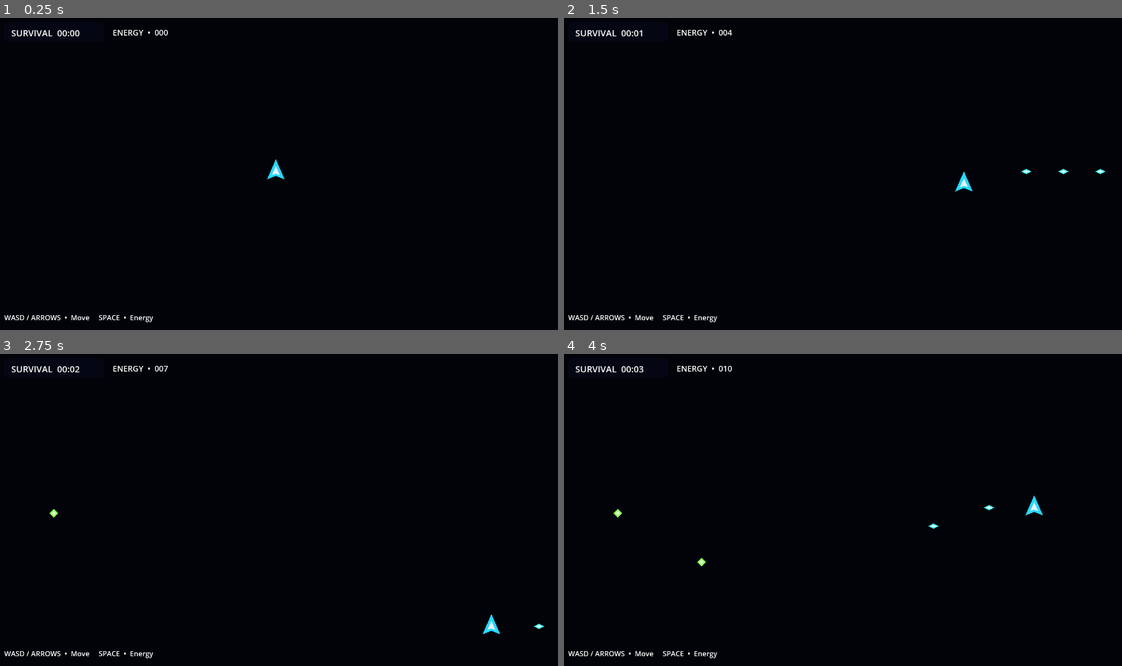
Above: before the commit, frames 1-4 (two rows, left to right).
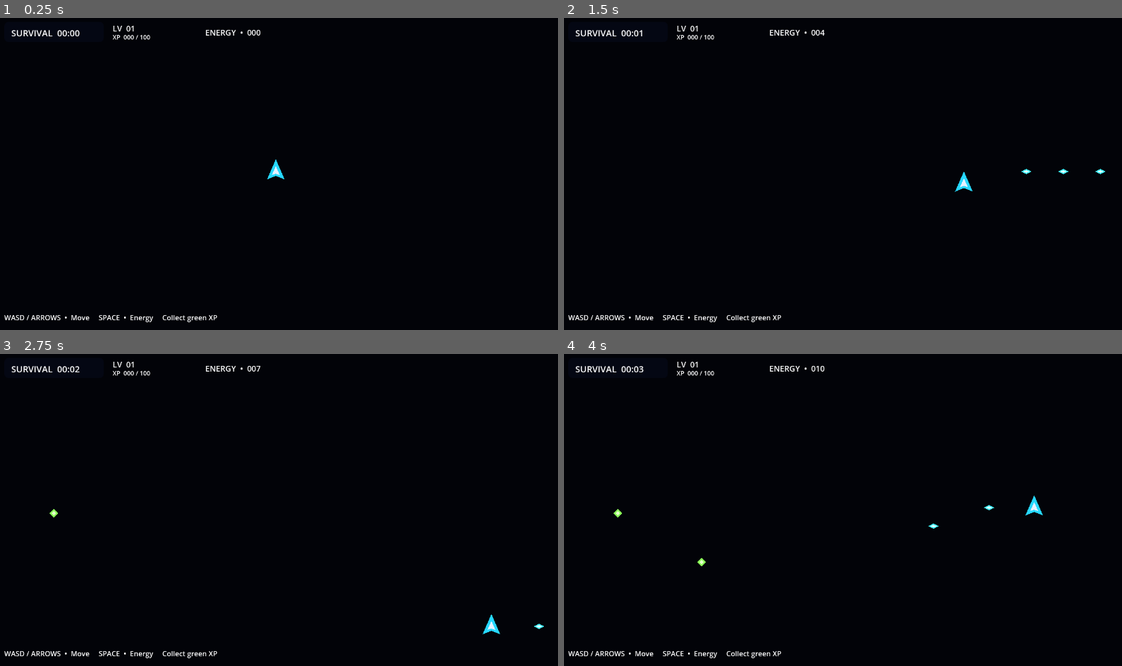
Above: after the commit, the same moments.

Repository: indianequipments092-commits/NEO-GAME-
Game: Godot game, scene res://scenes/main.tscn
Same seed, same stepped clock (60 frames per second), same inputs: the game is played once before the commit and once after it.
Inputs:
- Up to frame 1 (0.25 s): no input
- Up to frame 2 (1.5 s): tap Enter at 0.5 s; hold D (move_right) 0.53-1.28 s; hold Space (fire) 0.53-1.28 s; hold S (move_down) from 1.28 s (still down); tap Space (fire) at 1.35 s
- Up to frame 3 (2.75 s): release S (move_down) at 2.03 s; hold D (move_right) from 2.03 s (still down); hold Space (fire) from 2.03 s (still down)
- Up to frame 4 (4 s): release D (move_right) at 2.78 s; release Space (fire) at 2.78 s; hold W (move_up) 2.78-3.53 s; tap Space (fire) at 2.85 s; hold A (move_left) from 3.53 s (still down); hold Space (fire) from 3.53 s (still down)

The runs differ from the first frame. In frame 1, 0.4% of the frame differs, in the area x 20-47%, y 2-98%; in frame 2, 0.4%; in frame 3, 0.4%; in frame 4, 0.4%.
Error before the commit: Invalid assignment of property or key 'text' with value of type 'String' on a base object of type 'null instance'. (res://scripts/main.gd:40)

Commit message:
Phase 4: add level and XP HUD

Diff:
--- a/scenes/main.tscn
+++ b/scenes/main.tscn
@@ -63,10 +63,26 @@
 theme_override_font_sizes/font_size = 20
 text = "SURVIVAL  00:00"
 
+[node name="LevelLabel" type="Label" parent="HUD"]
+offset_left = 270.0
+offset_top = 22.0
+offset_right = 360.0
+offset_bottom = 48.0
+theme_override_font_sizes/font_size = 18
+text = "LV  01"
+
+[node name="XPLabel" type="Label" parent="HUD"]
+offset_left = 270.0
+offset_top = 45.0
+offset_right = 460.0
+offset_bottom = 68.0
+theme_override_font_sizes/font_size = 14
+text = "XP  000 / 100"
+
 [node name="CombatLabel" type="Label" parent="HUD"]
-offset_left = 270.0
+offset_left = 480.0
 offset_top = 31.0
-offset_right = 450.0
+offset_right = 660.0
 offset_bottom = 56.0
 theme_override_font_sizes/font_size = 18
 text = "ENERGY  •  000"
@@ -77,4 +93,4 @@
 offset_right = 650.0
 offset_bottom = 710.0
 theme_override_font_sizes/font_size = 16
-text = "WASD / ARROWS  •  Move     SPACE  •  Energy"
+text = "WASD / ARROWS  •  Move     SPACE  •  Energy     Collect green XP"
